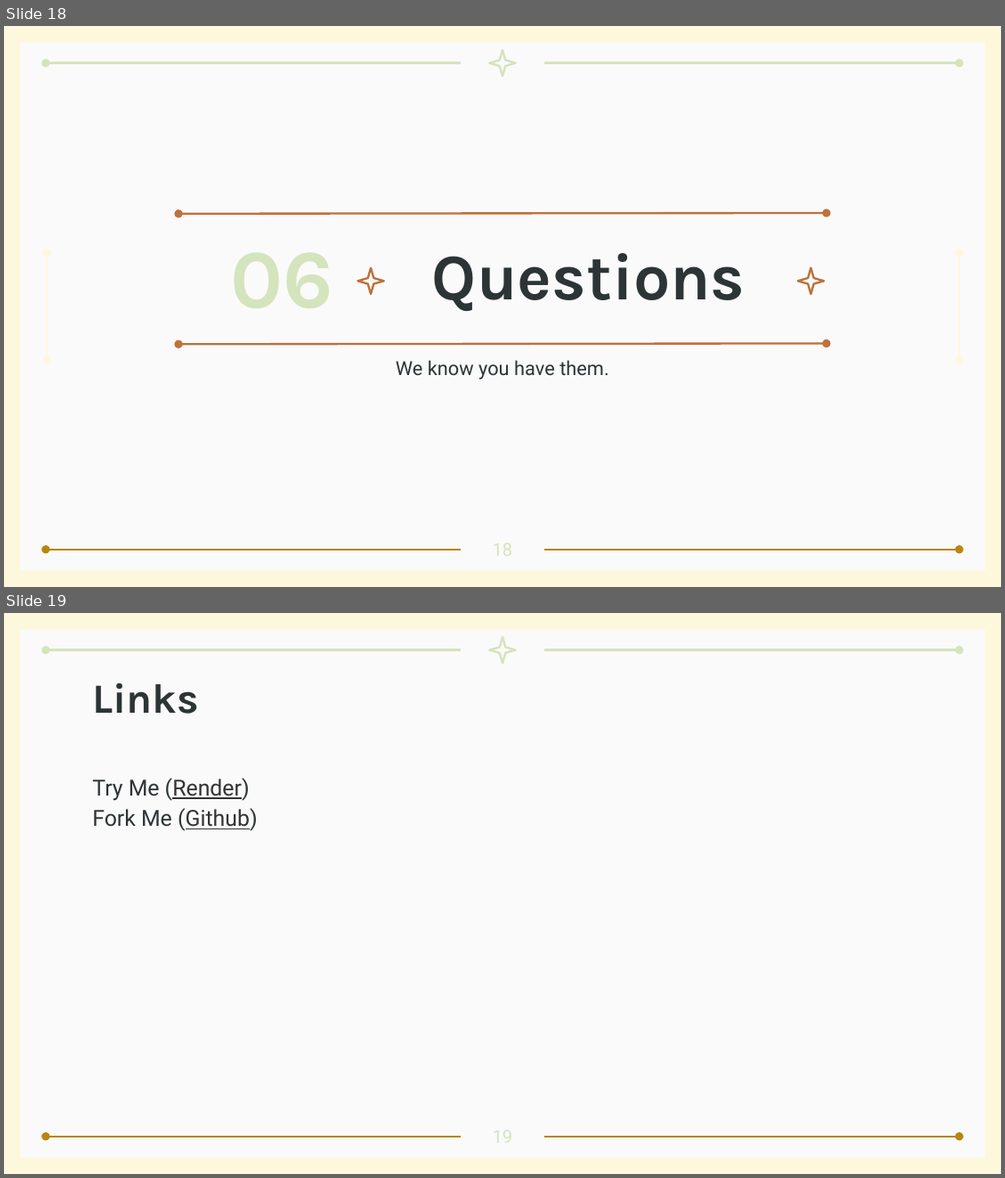
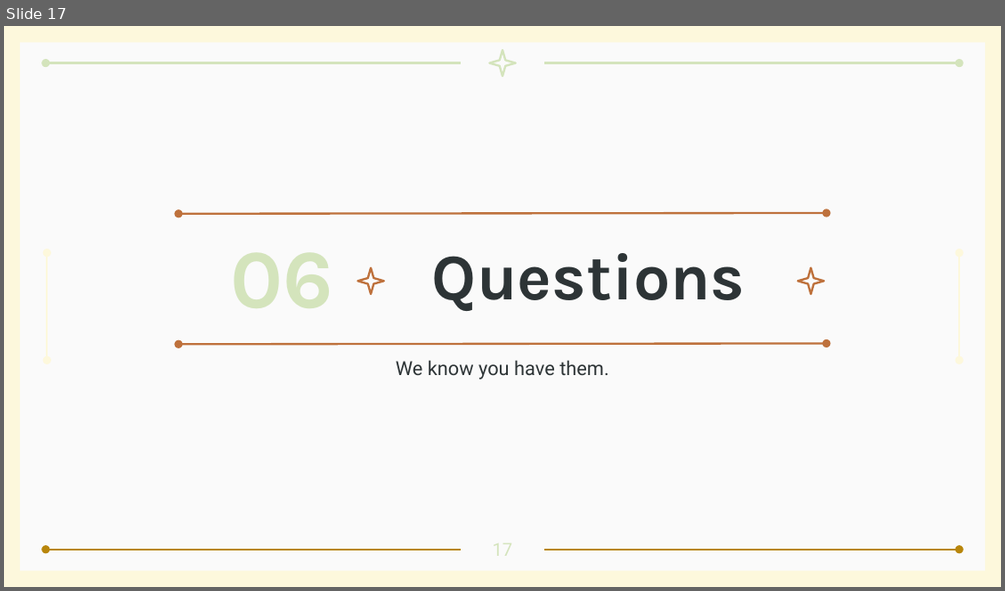
Before and after one commit to antoninast/deckster, a slide deck: resources/Project Presentation.pptx. Shown one above the other, each under a label of ours: slides 18 and 19 before the commit, slide 17 after it. The pictures are 1005x1178 and 1005x591 pixels, drawn with LibreOffice and Linux fonts; fonts in the diff are those of the drawing. Boxes give left, top, right and bottom in pixels: in the first picture for what was removed or moved away, otherwise in the second. Text is boxed around its words. In the diff, an @@ line names an element or a change of style, - is before the commit and + after.

```diff
--- a/resources/Project Presentation.pptx
+++ b/resources/Project Presentation.pptx
@@ slide 19 removed at box(4, 613, 1001, 1174), background #FDF8DC; not listed: 6 template elements that a slide beside it also shows @@
@@ title removed at box(92, 683, 199, 714) @@
-Links
@@ subtitle removed at box(92, 778, 258, 831) @@
-Try Me (Render)
-Fork Me (Github)
@@ what was slide 18 is now slide 17 @@
```
Also in this commit, not shown: 6 slides changed, 6 slides added, 18 other slides removed, 1 other file.
